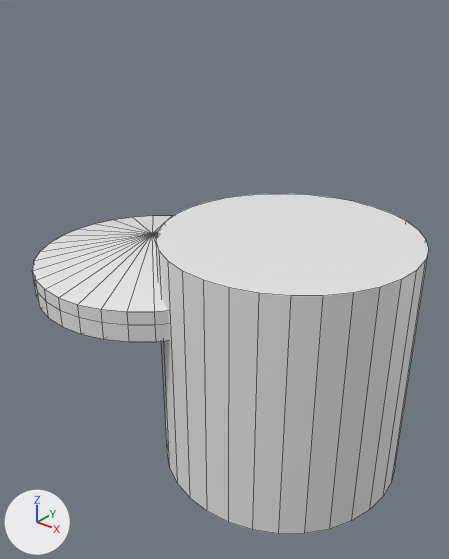
The FBX model Assets/Models/ficha.fbx, before and after one commit.
Before and after are seen from a 50 mm lens placed at (3.54, -3.45, 2.26), pointed at (0.69, 0.11, 0.06). The lights are fixed; the arrows at lower left show +X, +Y and +Z. Mesh edges are drawn as thin lines. Where no turn or scale is listed for an object, it has been applied to the vertices. Vertices at the same position are counted once.
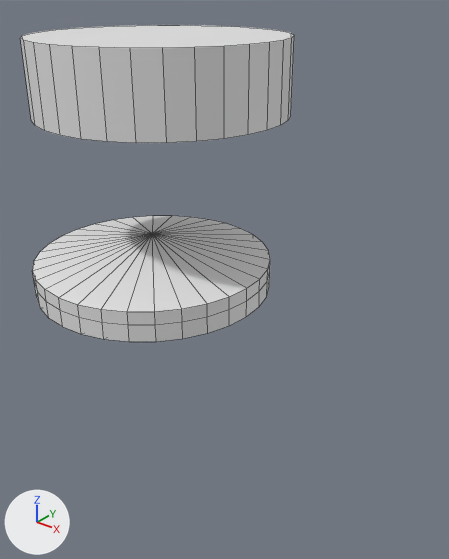
Where the newer file only moved an object's origin or applied its transform, the numbers keep the older frame.

What differs and where, as boxes [x1, y1, x2, y2] in the pictures (449 x 559 px):
'Cylinder.001', deleted: before [156, 194, 429, 534]
'Cylinder', reshaped: before [32, 216, 173, 342]; after [20, 25, 294, 342]
part 1 of me_cylinder_001, added: after [20, 25, 294, 143]

Patch to the scene script:
```diff
--- a/Assets/Models/ficha.fbx.py
+++ b/Assets/Models/ficha.fbx.py
@@ me_cylinder_001 @@
 me_cylinder_001.from_pydata(...)  # 131 vertices, 105 faces; spans x -1.0..1.0, y -1.0..1.0, z -0.43..0.32
 # used by ob_cylinder; location = (0.0, 0.0, 0.0)
+# me_cylinder_001 part 1: a new loose piece, a 32-sided cylinder along z spanning x -0.96..1.04, y -0.85..1.15, z 1.3..1.88
@@ ob_cylinder_001 @@
-ob_cylinder_001 = bpy.data.objects.new('Cylinder.001', me_cylinder_002)
-ob_cylinder_001.location = (1.195, 0.267, -0.477)
```
